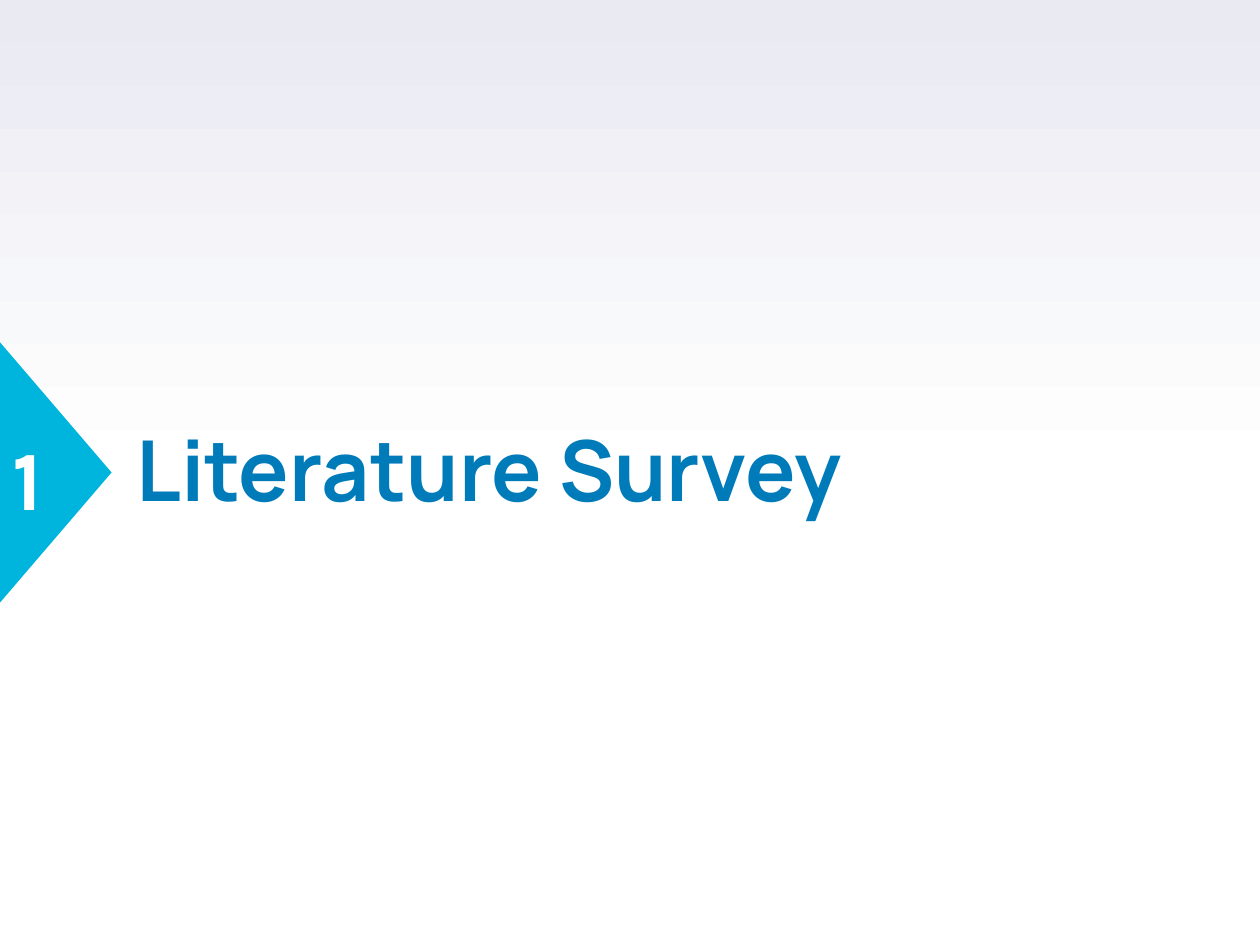
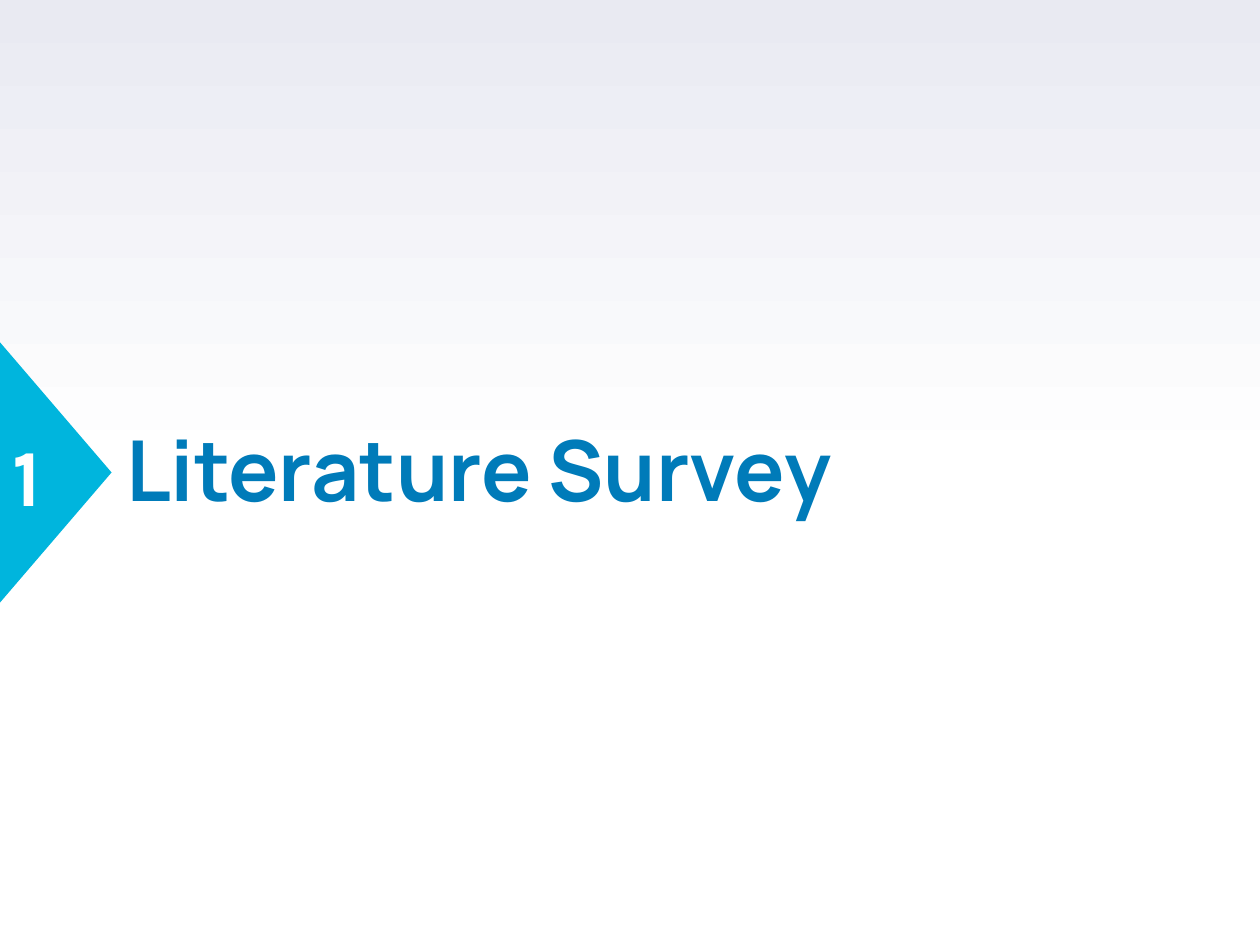
Before and after one commit to VarunBohara/Mini-Project-Documents, a slide deck: slide 1 of Review2_ppt.pptm. Drawn at 1260x945 pixels with LibreOffice and Linux fonts; fonts in the diff are those of the drawing. Boxes give left, top, right and bottom in pixels: in the first picture for what was removed or moved away, otherwise in the second. Text is boxed around its words. In the diff, an @@ line names an element or a change of style, - is before the commit and + after.

```diff
--- a/Review2_ppt.pptm
+++ b/Review2_ppt.pptm
@@ title "Literature Survey": place and size @@
-title "Literature Survey" at <box>137,439,842,521</box>
+title "Literature Survey" at <box>126,439,832,521</box>
@@ text "1" at <box>12,453,41,506</box>: size 48 to 46 pt @@
```
Also in this commit, not shown: 1 other slide changed, 1 slide added.
